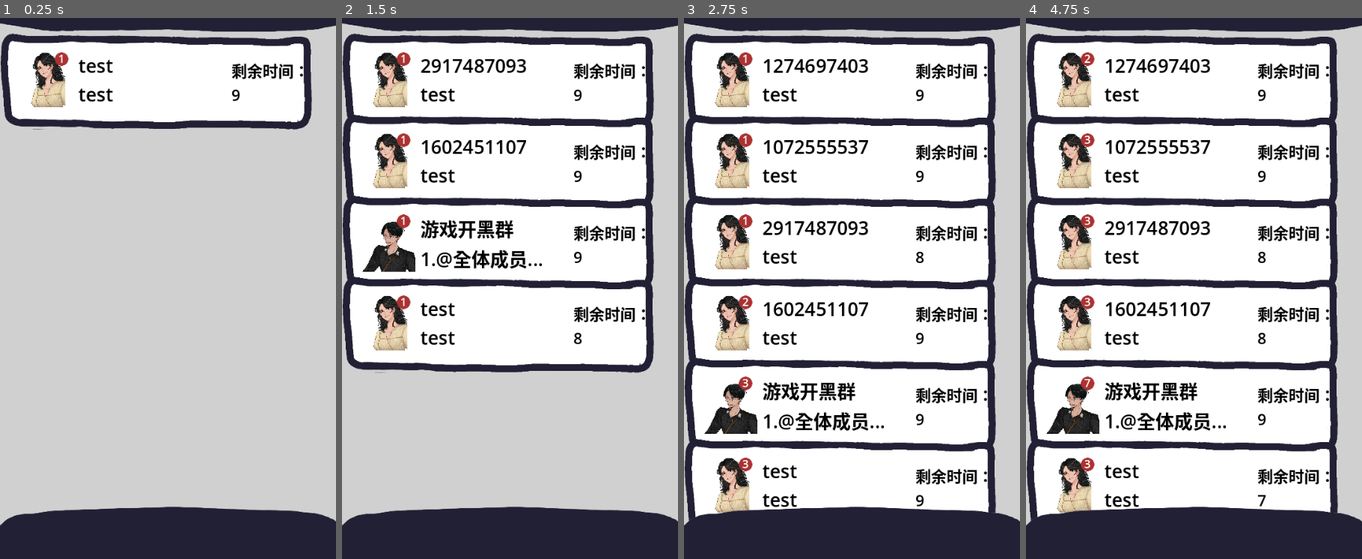
Above: before the commit, frames 1-4 (left to right).
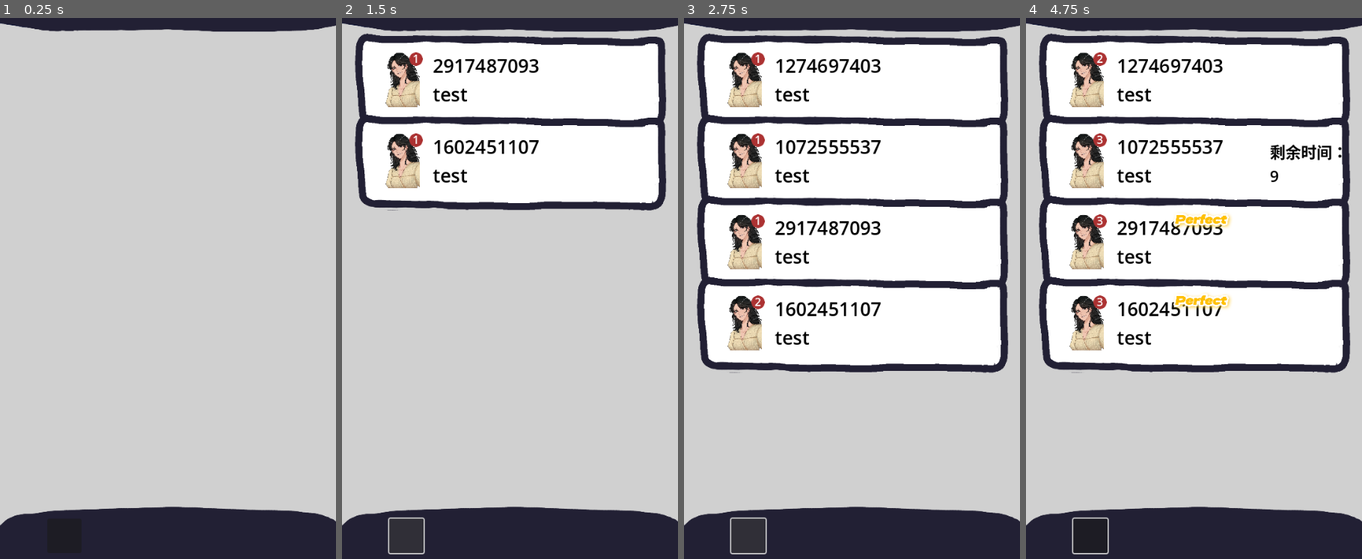
Above: after the commit, the same moments.

Repository: zhitian111/chat-bubble
Game: Godot game, scene res://inf_mode/inf_mode_chat_board.tscn
Two runs of this game, one before a commit and one after it. Both use one fixed random seed, a clock stepped at 60 frames per second and the inputs below. This scene is started directly instead of the project's main scene. The engine's default icon, where the game draws it, is replaced by a stand-in: a white triangle on a blue panel in a dark square.
Inputs (mouse positions are in pixels of both pictures, inside the frame that each line leads up to):
- Up to frame 1 (0.25 s): no input
- Up to frame 2 (1.5 s): click (405, 537) at 0.52 s; click (405, 537) at 1.27 s
- Up to frame 3 (2.75 s): click (747, 537) at 2.02 s
- Up to frame 4 (4.75 s): move the mouse to (1267, 239) at 2.77 s; move the mouse to (1126, 299) at 3.52 s; tap Enter at 4.25 s; move the mouse to (1227, 137) at 4.27 s

The runs differ from the first frame. In frame 1, 15% of the frame differs, in the area x 0-93%, y 2-21%; in frame 2, 37%; in frame 3, 42%; in frame 4, 42%, in the area x 0-97%, y 2-100%.

Commit message:
inf_mode_v3

Diff:
--- a/chat/chat.gd
+++ b/chat/chat.gd
@@ -14,8 +14,13 @@
 signal all_info(message:String,poster: String,time:int,name:String,camera:Camera2D)
 signal back
 signal chosen
+signal script_chosen(left_time:float,rating:int,namee:String)
 
+signal timer_start(name:String,time:int)
+
+var start_choosing_mark:bool = false
 var done:bool = false
+var chosen_mark:bool = false
 
 var rating = preload("res://choose_sentence/rating/rating.tscn")
 
@@ -51,12 +56,31 @@
 func start_choosing():
 	buttons.visible = true
 	progress_bar.visible = true
+	start_choosing_mark = true
 	timer.start()
+	timer_start.emit(chat_name,time_length)
 
 func _process(delta: float) -> void:
 	progress_bar.value = timer.time_left
 	if !timer.is_stopped() && !done:
 		progress_bar.tint_progress += delta*(Color(1,1,1,1) - Color(0, 1, 0, 1))/time_length
+
+func script_end_choosing() -> void:
+	done = true
+	timer.paused = true
+	chosen.emit()
+	var rate
+	if timer.time_left * 1.0 < 1.0/3.0*time_length:
+		rate = 1
+	elif timer.time_left * 1.0 >= 1.0/3.0*time_length && timer.time_left * 1.0 <= 2.0/3.0*time_length:
+		rate = 2
+	else:
+		rate = 3
+	script_chosen.emit(timer.time_left,rate,chat_name)
+
+	dialogs.add_label(buttons.text1,"me")
+	buttons.chosen1()
+	chosen_mark = true
 
 func end_choosing():
 	done = true
@@ -96,7 +120,7 @@
 
 
 func _on_back_pressed() -> void:
-	print(123)
+	# print(123)
 	back.emit()
 
 
--- a/chat/chat.tscn
+++ b/chat/chat.tscn
@@ -103,8 +103,8 @@
 
 [node name="dialogs" parent="." instance=ExtResource("1_exmix")]
 layout_mode = 1
-offset_right = 4.0
-offset_bottom = 140.0
+offset_top = 696.0
+offset_bottom = 836.0
 
 [node name="choose_sentence" parent="." instance=ExtResource("2_2udvc")]
 layout_mode = 0
--- a/chat_list/chat_board.tscn
+++ b/chat_list/chat_board.tscn
@@ -37,9 +37,7 @@
 
 [node name="ChatList" type="VBoxContainer" parent="."]
 layout_mode = 2
-offset_left = 20.0
 offset_top = 120.0
-offset_right = 20.0
 offset_bottom = 120.0
 theme_override_constants/separation = 130
 
--- a/chat_list/single_chat.gd
+++ b/chat_list/single_chat.gd
@@ -16,6 +16,7 @@
 	timer = Timer.new()
 	add_child(timer)
 	timer.set_wait_time(5)
+	$TimerBox/time.text = ""
 func init(path: String, aname: String, amessage: String) -> void:
 	avatar.texture = load(path)
 	chat_name.text = aname
@@ -37,7 +38,8 @@
 
 # 更新剩余时间
 func _process(_delta: float) -> void:
-	time.text = "剩余时间：\n" + str(int(timer.time_left))
+	if !timer.is_stopped():
+		time.text = "剩余时间：\n" + str(int(timer.time_left))
 
 
 func _on_button_button_down() -> void:
--- a/chat_list/single_chat.tscn
+++ b/chat_list/single_chat.tscn
@@ -33,18 +33,18 @@
 [node name="MenuCharacter2" type="TextureRect" parent="."]
 z_index = -100
 layout_mode = 0
-offset_left = 1.0
+offset_left = 21.0
 offset_top = 1.0
-offset_right = 501.0
+offset_right = 521.0
 offset_bottom = 157.015
 texture = ExtResource("4_4ixrp")
 expand_mode = 5
 
 [node name="HBoxContainer" type="HBoxContainer" parent="."]
 layout_mode = 0
-offset_left = 22.0
+offset_left = 42.0
 offset_top = 33.0
-offset_right = 366.0
+offset_right = 386.0
 offset_bottom = 121.0
 theme = SubResource("Theme_ddb3e")
 
@@ -85,19 +85,11 @@
 text = "发送了一条新消息"
 label_settings = SubResource("LabelSettings_qk1i6")
 
-[node name="Button" type="Button" parent="."]
-modulate = Color(1, 1, 1, 0)
-layout_mode = 0
-offset_left = 22.0
-offset_top = 1.0
-offset_right = 522.0
-offset_bottom = 157.0
-
 [node name="TimerBox" type="VBoxContainer" parent="."]
 layout_mode = 2
-offset_left = 372.0
+offset_left = 392.0
 offset_top = 44.0
-offset_right = 497.0
+offset_right = 517.0
 offset_bottom = 150.0
 
 [node name="time" type="Label" parent="TimerBox"]
@@ -106,4 +98,12 @@
 66：66"
 label_settings = SubResource("LabelSettings_ayd4r")
 
+[node name="Button" type="Button" parent="."]
+modulate = Color(1, 1, 1, 0)
+layout_mode = 2
+offset_left = 35.0
+offset_top = 19.0
+offset_right = 507.0
+offset_bottom = 143.0
+
 [connection signal="button_down" from="Button" to="." method="_on_button_button_down"]
--- a/inf_mode/inf_mode_chat_board.gd
+++ b/inf_mode/inf_mode_chat_board.gd
@@ -4,6 +4,9 @@
 @onready var vbox = $ChatList/ChatList
 @onready var camera = $Camera2D
 @onready var characters=$characters
+
+var rating_view = preload("res://choose_sentence/rating/rating.tscn")
+
 var chats: Dictionary
 var chat_objs:Dictionary={}
 var cameras: Dictionary = {}
@@ -22,6 +25,7 @@
 	new_chat.connect("all_info", Callable(self, "_on_all_info_received"))
 	new_chat.connect("back",Callable(self,"_on_chat_back"))
 	new_chat.connect("chosen",Callable(self,"chosen").bind(new_chat))
+	new_chat.connect("timer_start",Callable(self,"_on_time_start"))
 
 
 func _on_all_info_received(message: String, poster: String, time: int, name: String, _camera: Camera2D) -> void:
@@ -30,6 +34,9 @@
 	else:
 		add_chat(game.avatars["test"],name,message,float(time))
 	cameras[name]=_camera
+
+
+
 func add_chat(path: String, namee: String, textt: String, timee: float):
 	# print(path)
 	if !chats.has(namee):
@@ -40,8 +47,10 @@
 		chats[namee] = c
 		c.connect("chat_button_pressed", Callable(self, "_on_chat_button_pressed").bind(c))
 		c.connect("time_end",Callable(self,"_on_time_end").bind(c))
-	chats[namee].set_timer(timee)
+	# chats[namee].set_timer(timee)
 	add_point(namee)
+
+
 func add_point(namee: String):
 	chats[namee].set_number(chats[namee].get_number() + 1)
 	chats[namee].add_point()
@@ -63,3 +72,31 @@
 
 func _on_chat_back() -> void:
 	camera.make_current()
+
+func _on_time_start(namee:String,timee:int):
+	chats[namee].set_timer(timee)
+
+
+func _on_mass_mailing_pressed() -> void:
+	for i in vbox.get_children():
+		if !chat_objs[i.chat_name.text].start_choosing_mark:
+			continue
+		if chat_objs[i.chat_name.text].chosen_mark:
+			continue
+		chat_objs[i.chat_name.text].script_chosen.connect(_on_script_chosen)
+		chat_objs[i.chat_name.text].script_end_choosing()
+
+func _on_script_chosen(left_time:float,rating:int,chat_name:String):
+	var node = rating_view.instantiate()
+	if rating == 1:
+		node.set_type(node.rating.nice)
+	if rating == 2:
+		node.set_type(node.rating.good)
+	if rating == 3:
+		node.set_type(node.rating.perfect)
+
+	chats[chat_name].add_child(node)
+	node.scale = Vector2(0.5,0.5)
+	node.position = Vector2(270,100)
+	node.start()
+	pass
--- a/inf_mode/inf_mode_chat_board.tscn
+++ b/inf_mode/inf_mode_chat_board.tscn
@@ -1,11 +1,9 @@
-[gd_scene load_steps=8 format=3 uid="uid://clj5183xngyuf"]
+[gd_scene load_steps=6 format=3 uid="uid://clj5183xngyuf"]
 
 [ext_resource type="Script" path="res://inf_mode/inf_mode_chat_board.gd" id="1_y7vlg"]
 [ext_resource type="Texture2D" uid="uid://sn53n2kcr5uw" path="res://assets/menu/menu_top.png" id="2_c00ie"]
 [ext_resource type="Texture2D" uid="uid://ci1jympqhobx" path="res://assets/menu/menu_bottom.png" id="3_c8imd"]
-[ext_resource type="PackedScene" uid="uid://v0k4wvdk3cpg" path="res://chat/chat.tscn" id="4_rwvhy"]
 [ext_resource type="Script" path="res://inf_mode/inf_characters.gd" id="4_xa7pj"]
-[ext_resource type="PackedScene" uid="uid://ss5iryjqoobs" path="res://characters/game_group.tscn" id="5_46qjk"]
 
 [sub_resource type="LabelSettings" id="LabelSettings_tow6j"]
 font_size = 40
@@ -39,7 +37,7 @@
 layout_mode = 2
 offset_top = 100.0
 offset_right = 540.0
-offset_bottom = 893.0
+offset_bottom = 858.0
 horizontal_scroll_mode = 0
 
 [node name="ChatList" type="VBoxContainer" parent="ChatList"]
@@ -75,18 +73,12 @@
 offset_bottom = 40.0
 script = ExtResource("4_xa7pj")
 
-[node name="test" parent="characters" instance=ExtResource("4_rwvhy")]
-layout_mode = 1
-offset_left = 1100.0
-offset_right = 1640.0
-offset_bottom = 960.0
-
-[node name="游戏开黑群" parent="characters" instance=ExtResource("5_46qjk")]
-layout_mode = 1
-offset_left = 2483.0
-offset_right = 3023.0
-offset_bottom = 960.0
+[node name="mass_mailing" type="Button" parent="."]
+layout_mode = 0
+offset_left = 76.0
+offset_top = 881.0
+offset_right = 131.0
+offset_bottom = 936.0
 
 [connection signal="timeout" from="Timer" to="characters" method="_on_timer_timeout"]
-
-[editable path="characters/test"]
+[connection signal="pressed" from="mass_mailing" to="." method="_on_mass_mailing_pressed"]
